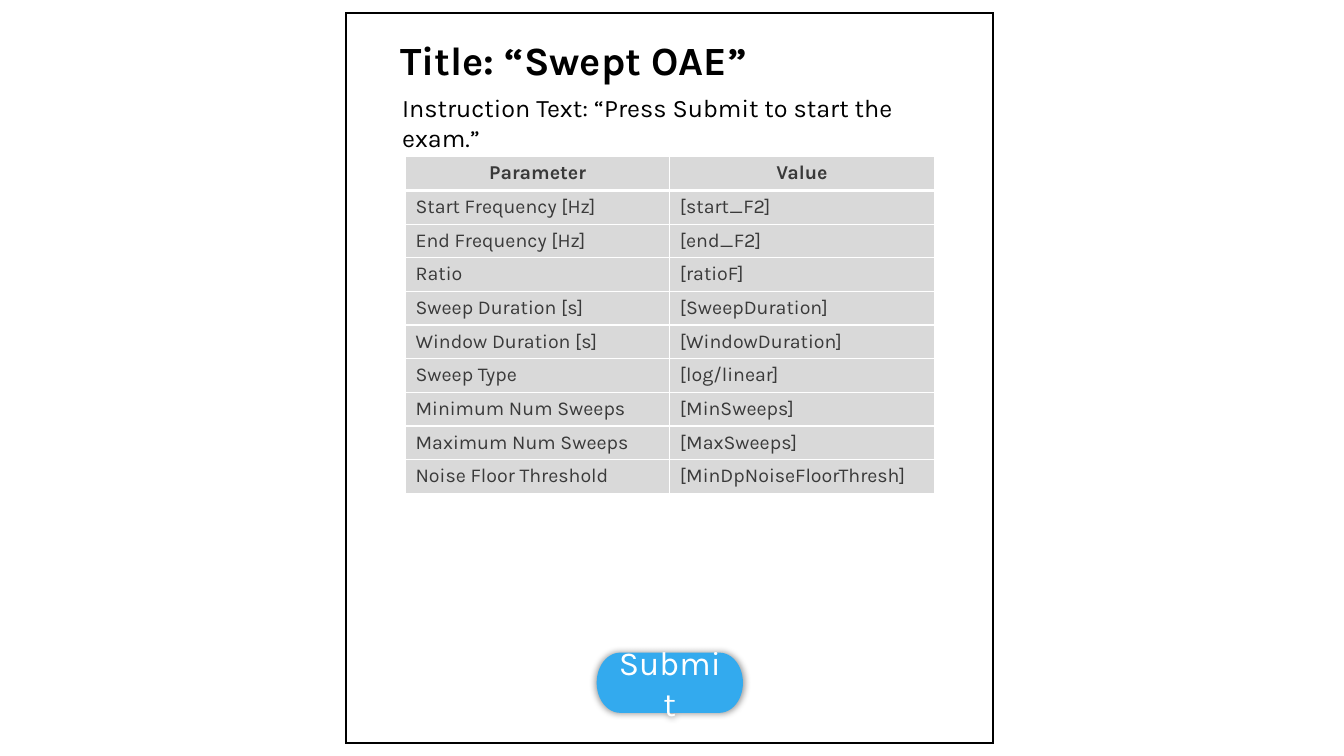
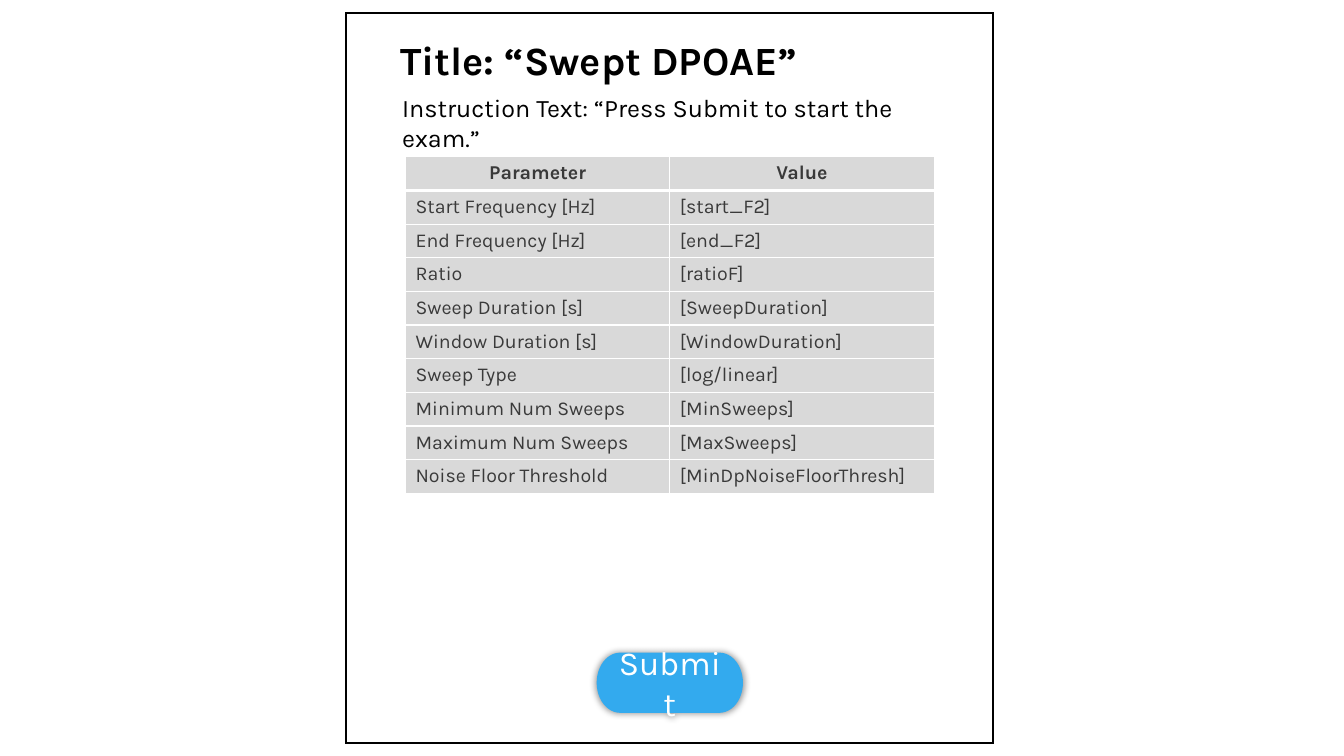
Before and after one commit to OpenHearing/TabSINT, a slide deck: slide 1 of Specifications/swept-oae/GUI-Screens.pptx. Drawn at 1344x756 pixels with LibreOffice and Linux fonts; fonts in the diff are those of the drawing; grey boxes stand for pictures. Boxes give left, top, right and bottom in pixels: in the first picture for what was removed or moved away, otherwise in the second. Text is boxed around its words. In the diff, an @@ line names an element or a change of style, - is before the commit and + after.

```diff
--- a/Specifications/swept-oae/GUI-Screens.pptx
+++ b/Specifications/swept-oae/GUI-Screens.pptx
@@ text at (x1=400, y1=46, x2=797, y2=85): text changed @@
-Title: “Swept OAE”
+Title: “Swept DPOAE”
```
Also in this commit, not shown: 2 other slides changed, 1 other file.
